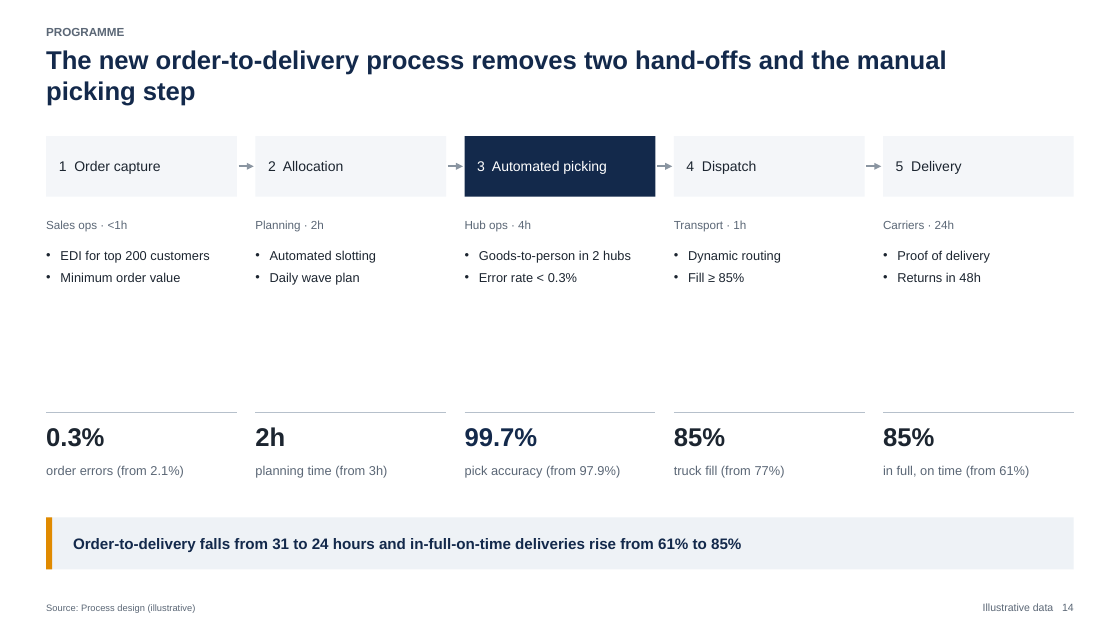
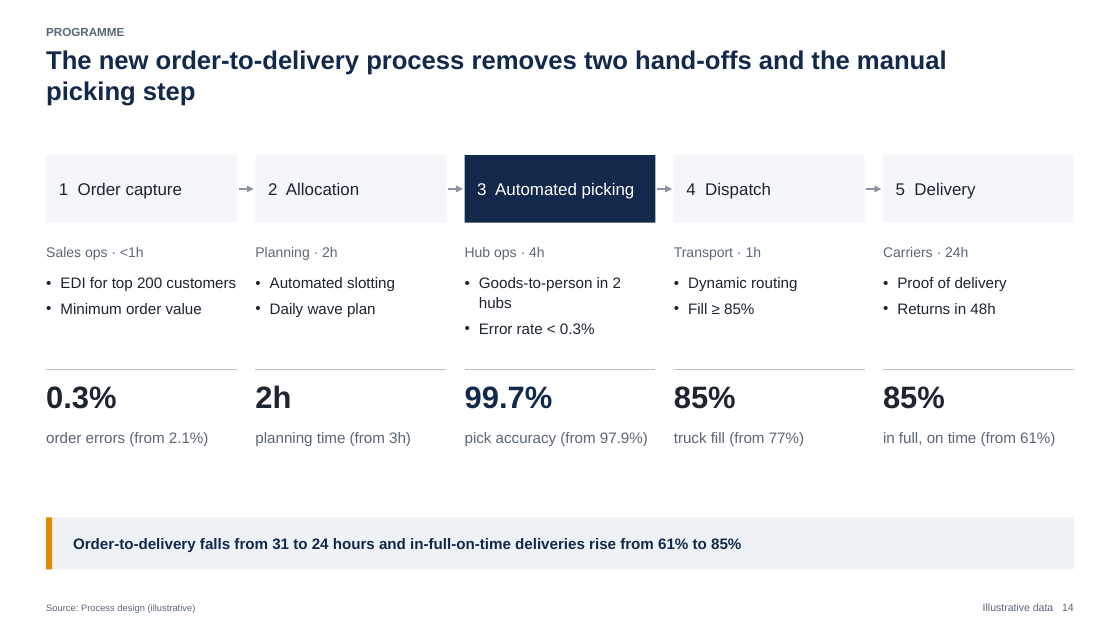
Before and after one commit to diegonievesdesantos-oss/MBBslides, a slide deck: slide 14 of examples/gallery/output/deck.pptx. Drawn at 1120x630 pixels with LibreOffice and Linux fonts; fonts in the diff are those of the drawing. Boxes give left, top, right and bottom in pixels: in the first picture for what was removed or moved away, otherwise in the second. Text is boxed around its words. In the diff, an @@ line names an element or a change of style, - is before the commit and + after.

```diff
--- a/examples/gallery/output/deck.pptx
+++ b/examples/gallery/output/deck.pptx
@@ rectangle: place and size @@
-rectangle at (46,136,237,197)
+rectangle at (46,155,237,223)
@@ text "1 Order capture": place and size @@
-text "1 Order capture" at (59,161,161,174)
+text "1 Order capture" at (59,182,182,199)
@@ rectangle: place and size @@
-rectangle at (255,136,446,197)
+rectangle at (255,155,446,223)
@@ text "2 Allocation": place and size @@
-text "2 Allocation" at (268,161,344,171)
+text "2 Allocation" at (268,182,359,195)
@@ rectangle: place and size @@
-rectangle at (465,136,655,197)
+rectangle at (465,155,655,223)
@@ text "3 Automated picking": place and size @@
-text "3 Automated picking" at (477,161,607,174)
+text "3 Automated picking" at (477,182,635,199)
@@ rectangle: place and size @@
-rectangle at (674,136,865,197)
+rectangle at (674,155,865,223)
@@ text "4 Dispatch": place and size @@
-text "4 Dispatch" at (686,161,756,174)
+text "4 Dispatch" at (686,182,771,199)
@@ rectangle: place and size @@
-rectangle at (883,136,1074,197)
+rectangle at (883,155,1074,223)
@@ size 12 to 14.5 pt in 5 elements at (59,182,182,199), (268,182,359,195), (477,182,635,199), (686,182,771,199), (896,182,975,199) @@
@@ text "5 Delivery": place and size @@
-text "5 Delivery" at (896,161,962,174)
+text "5 Delivery" at (896,182,975,199)
@@ 5 texts, 4 arrows: place and size @@
-5 texts, 4 arrows at (46,166,954,232)
+5 texts, 4 arrows at (46,189,968,260)
@@ size 10 to 12 pt in 5 elements at (46,247,144,260), (255,247,338,260), (465,247,545,260), (674,247,762,260), (883,247,968,257) @@
@@ text "EDI for top 200 customers": place and size @@
-text "EDI for top 200 customers" at (60,250,209,282)
+text "EDI for top 200 customers" at (60,277,236,314)
@@ text "Automated slotting": place and size @@
-text "Automated slotting" at (270,250,376,285)
+text "Automated slotting" at (270,277,395,317)
@@ text "Goods-to-person in 2 hubs": place and size @@
-text "Goods-to-person in 2 hubs" at (479,250,631,282)
+text "Goods-to-person in 2 hubs" at (479,277,621,334)
@@ text "Dynamic routing": place and size @@
-text "Dynamic routing" at (688,250,781,282)
+text "Dynamic routing" at (688,277,797,314)
@@ size 11 to 13 pt in 10 elements at (46,432,209,446), (255,432,411,446), (465,432,648,446), (674,432,804,446), (883,432,1055,446), (60,277,236,314), (270,277,395,317), (479,277,621,334), (688,277,797,314), (897,277,1007,314) @@
@@ text "Proof of delivery": place and size @@
-text "Proof of delivery" at (897,250,990,282)
+text "Proof of delivery" at (897,277,1007,314)
@@ text "0.3%": place and size @@
-text "0.3%" at (46,428,104,447)
+text "0.3%" at (46,386,116,409)
@@ 5 lines: place and size @@
-5 lines at (46,413,1074,413)
+5 lines at (46,370,1074,370)
@@ text "2h": place and size @@
-text "2h" at (255,427,285,446)
+text "2h" at (255,385,291,408)
@@ text "99.7%": place and size @@
-text "99.7%" at (465,428,538,447)
+text "99.7%" at (465,386,553,409)
@@ text "85%": place and size @@
-text "85%" at (674,428,725,447)
+text "85%" at (674,386,736,409)
@@ size 22 to 26.5 pt in 5 elements at (46,386,116,409), (255,385,291,408), (465,386,553,409), (674,386,736,409), (883,386,945,409) @@
@@ text "85%": place and size @@
-text "85%" at (883,428,934,447)
+text "85%" at (883,386,945,409)
@@ 5 texts: place and size @@
-5 texts at (46,465,1029,478)
+5 texts at (46,432,1055,446)
```
Also in this commit, not shown: 3 other slides changed, 54 other files.
